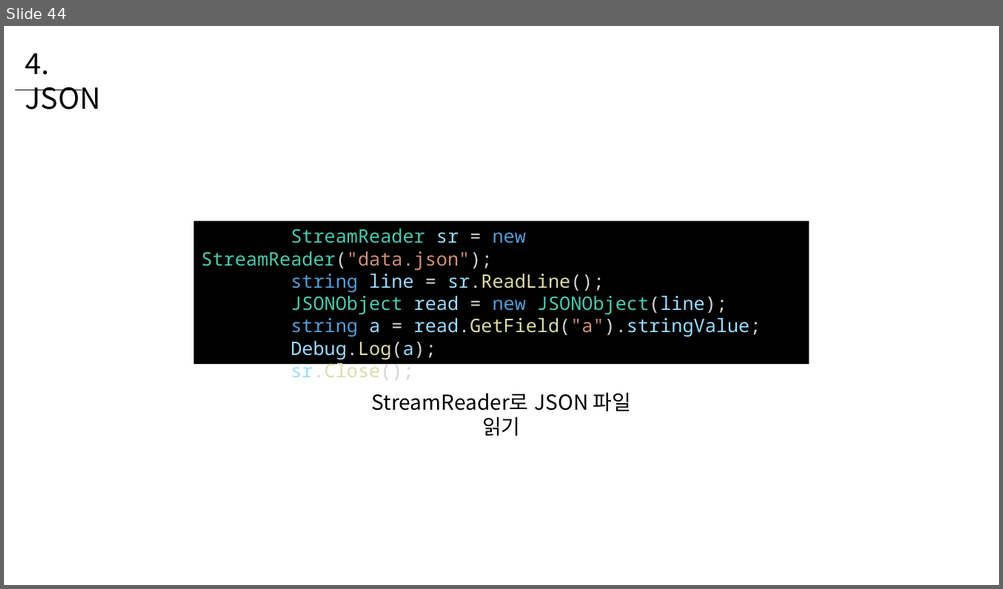
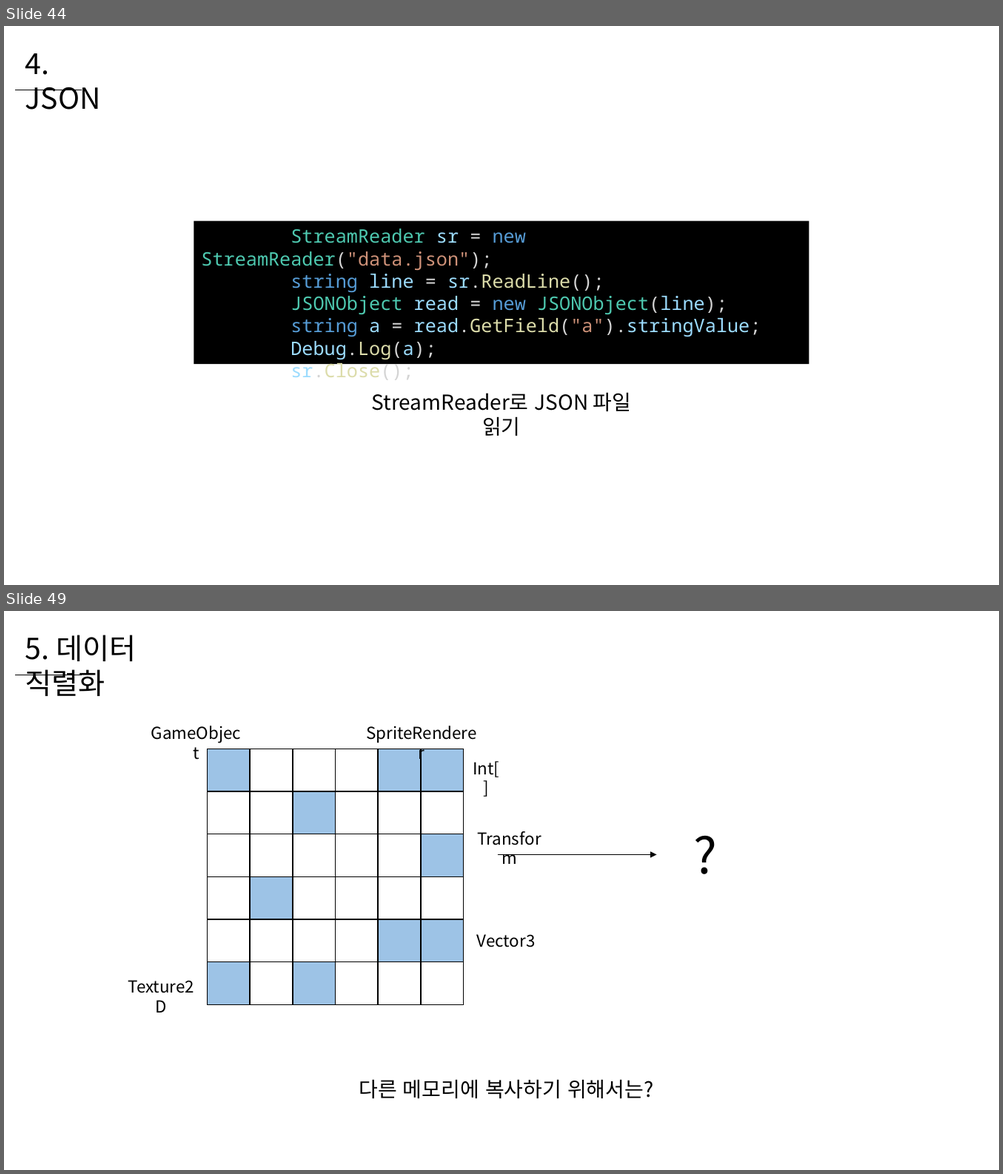
Before and after one commit to WooLyung/2022-Unity-Lecture, a slide deck: 4 - 데이터 관리 기초.pptx. Shown one above the other, each under a label of ours: slide 44 before the commit, slides 44 and 49 after it; the slides between them are not shown. The pictures are 1003x589 and 1003x1174 pixels, drawn with LibreOffice and Linux fonts; fonts in the diff are those of the drawing. Boxes give left, top, right and bottom in pixels: in the first picture for what was removed or moved away, otherwise in the second. Text is boxed around its words. In the diff, an @@ line names an element or a change of style, - is before the commit and + after.

```diff
--- a/4 - 데이터 관리 기초.pptx
+++ b/4 - 데이터 관리 기초.pptx
@@ slide 49 added at bbox=[4, 611, 999, 1170], background #FFFFFF @@
@@ text added at bbox=[25, 635, 136, 696], 28 pt, text #000000 @@
+5. 데이터 직렬화
@@ line added from (14, 675) to (82, 675), #000000 0.5 pt @@
@@ text added at bbox=[144, 719, 250, 747], 16 pt, text #000000 @@
+GameObject
@@ text added at bbox=[358, 719, 486, 747], 16 pt, text #000000 @@
+SpriteRenderer
@@ text added at bbox=[472, 761, 499, 777], 16 pt, text #000000 @@
+Int[]
@@ text added at bbox=[464, 825, 555, 853], 16 pt, text #000000 @@
+Transform
@@ text added at bbox=[686, 820, 726, 889], 48 pt, text #000000 @@
+?
@@ arrow added from (497, 855) to (657, 855), #000000 1 pt @@
@@ text added at bbox=[477, 934, 535, 948], 16 pt, text #000000 @@
+Vector3
@@ group added at bbox=[207, 749, 463, 1005]: 36 rectangles @@
@@ text added at bbox=[115, 973, 208, 1000], 16 pt, text #000000 @@
+Texture2D
@@ text added at bbox=[359, 1079, 654, 1099], 20 pt, text #000000 @@
+다른 메모리에 복사하기 위해서는?
```
Also in this commit, not shown: 4 slides changed, 17 other slides added.
